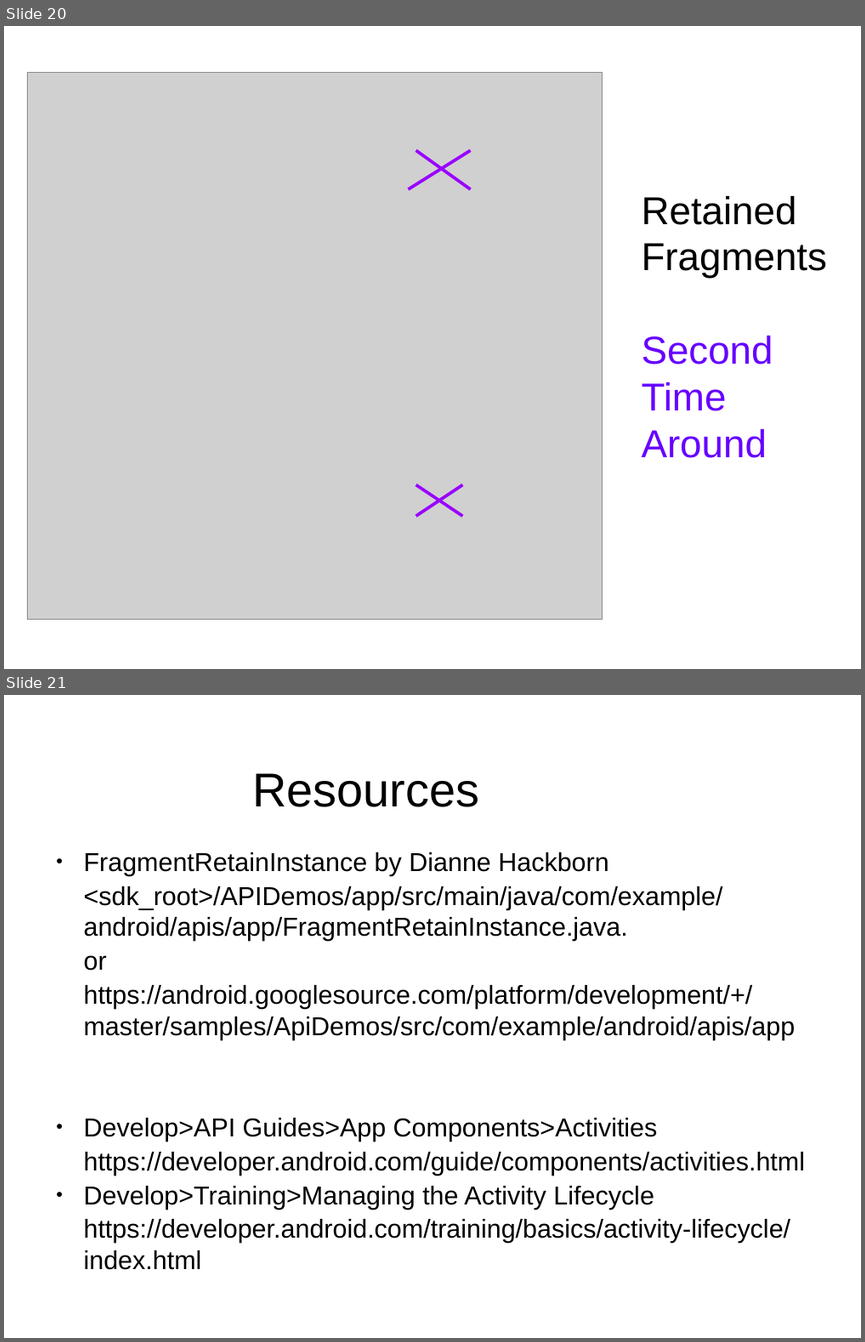
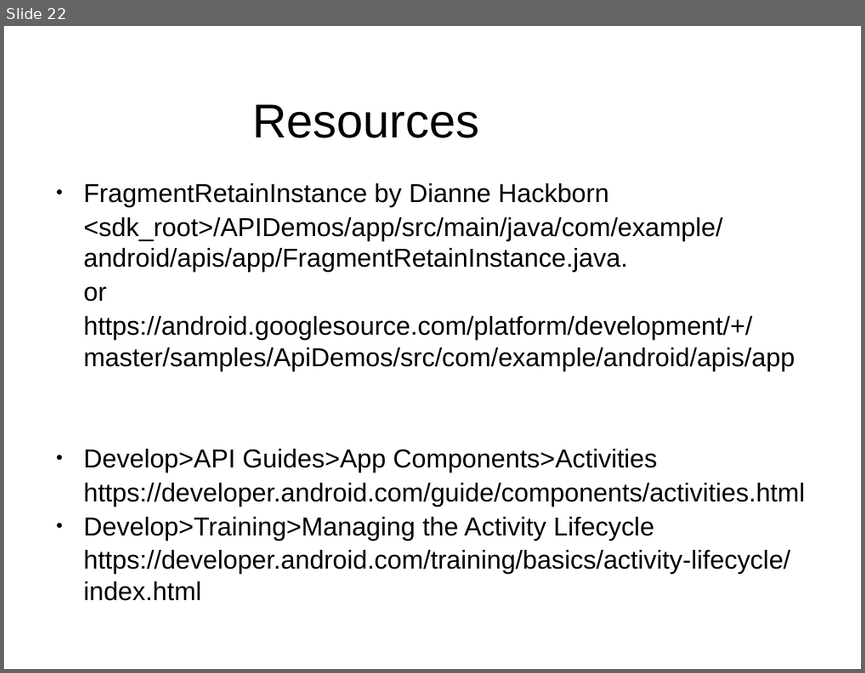
Before and after one commit to flocela/RFragmentWithThread, a slide deck: RFragmentWithThread.odp. Shown one above the other, each under a label of ours: slides 20 and 21 before the commit, slide 22 after it. The pictures are 865x1342 and 865x673 pixels, drawn with LibreOffice and Linux fonts; fonts in the diff are those of the drawing; grey boxes stand for pictures. Boxes give left, top, right and bottom in pixels: in the first picture for what was removed or moved away, otherwise in the second. Text is boxed around its words. In the diff, an @@ line names an element or a change of style, - is before the commit and + after.

```diff
--- a/RFragmentWithThread.odp
+++ b/RFragmentWithThread.odp
@@ slide 20 removed at [4, 26, 861, 669], background #FFFFFF @@
@@ picture removed at [27, 73, 602, 619] @@
@@ line removed from (471, 150) to (409, 189) @@
@@ line removed from (416, 150) to (471, 189) @@
@@ text removed at [642, 196, 827, 458] @@
-Retained Fragments
-Second Time Around
@@ line removed from (416, 485) to (463, 516) @@
@@ line removed from (463, 485) to (416, 516) @@
@@ what was slide 21 is now slide 22 @@
```
Also in this commit, not shown: 1 slide changed, 2 slides added, 7 other files.
